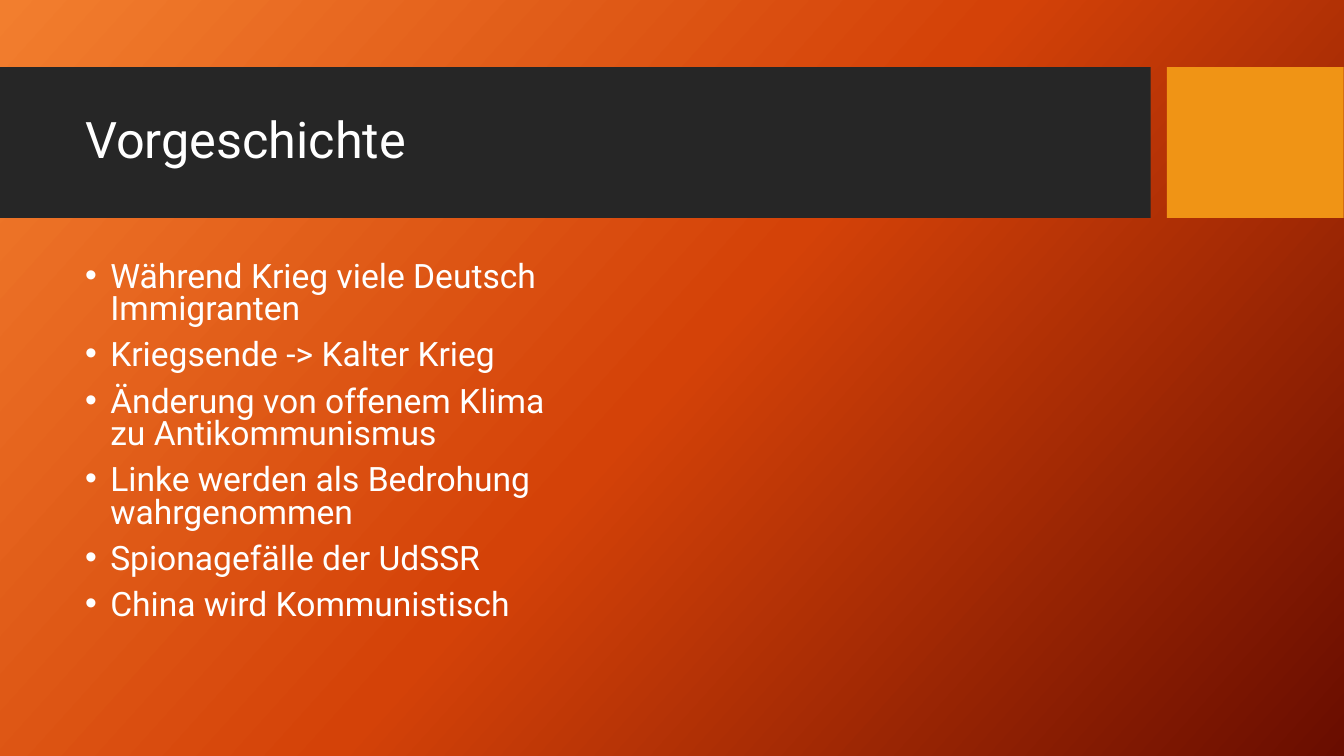
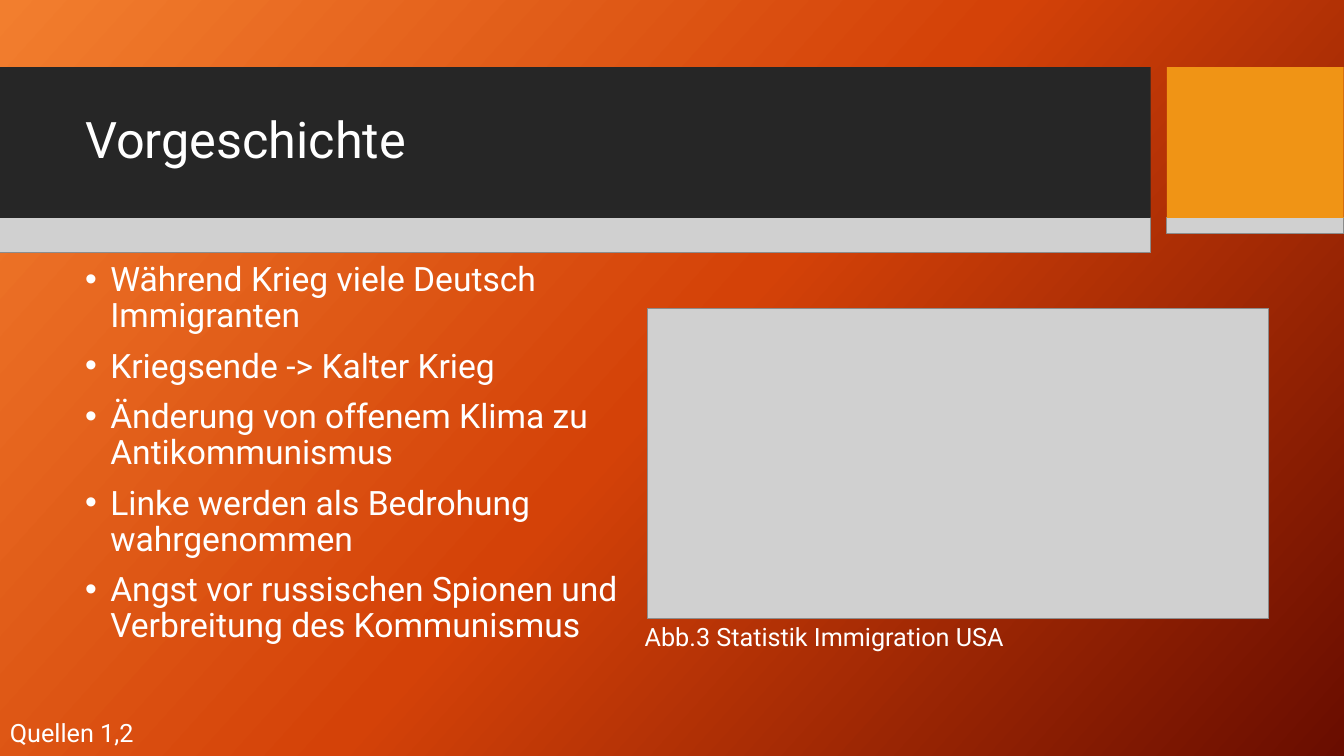
Before and after one commit to AkazeX/Schule, a slide deck: slide 4 of BM/Geschichte/McCathyismus/McCarthyismus.pptx. Drawn at 1344x756 pixels with LibreOffice and Linux fonts; fonts in the diff are those of the drawing; grey boxes stand for pictures; background and template pictures are left out. Boxes give left, top, right and bottom in pixels: in the first picture for what was removed or moved away, otherwise in the second. Text is boxed around its words. In the diff, an @@ line names an element or a change of style, - is before the commit and + after.

```diff
--- a/BM/Geschichte/McCathyismus/McCarthyismus.pptx
+++ b/BM/Geschichte/McCathyismus/McCarthyismus.pptx
@@ rectangle removed at bbox=[0, 68, 1150, 219] @@
@@ rectangle added at bbox=[0, 68, 1150, 219], fill #262626 @@
@@ rectangle removed at bbox=[1168, 68, 1344, 219] @@
@@ rectangle added at bbox=[1168, 68, 1344, 219], fill #F09415 @@
@@ picture added at bbox=[0, 217, 1150, 252] @@
@@ picture added at bbox=[1168, 218, 1344, 234] @@
@@ text at bbox=[110, 265, 588, 558]: line spacing 0.8 to 0.9 @@
@@ picture added at bbox=[647, 309, 1269, 618] @@
@@ text at bbox=[110, 575, 617, 644]: text changed @@
-• Spionagefälle der UdSSR
-• China wird Kommunistisch
+• Angst vor russischen Spionen und Verbreitung des Kommunismus
@@ text added at bbox=[645, 627, 1004, 652], 18 pt, text #FFFFFF @@
+Abb.3 Statistik Immigration USA
@@ text added at bbox=[10, 723, 133, 746], 18 pt, text #FFFFFF @@
+Quellen 1,2
```
Also in this commit, not shown: 6 other slides changed, 3 slides added, 2 slides removed, 1 other file.
